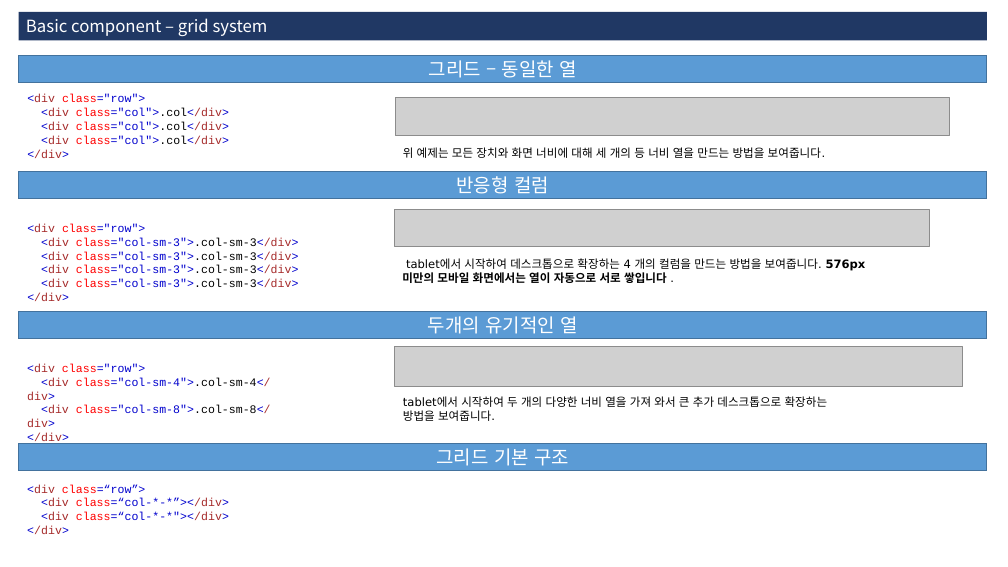
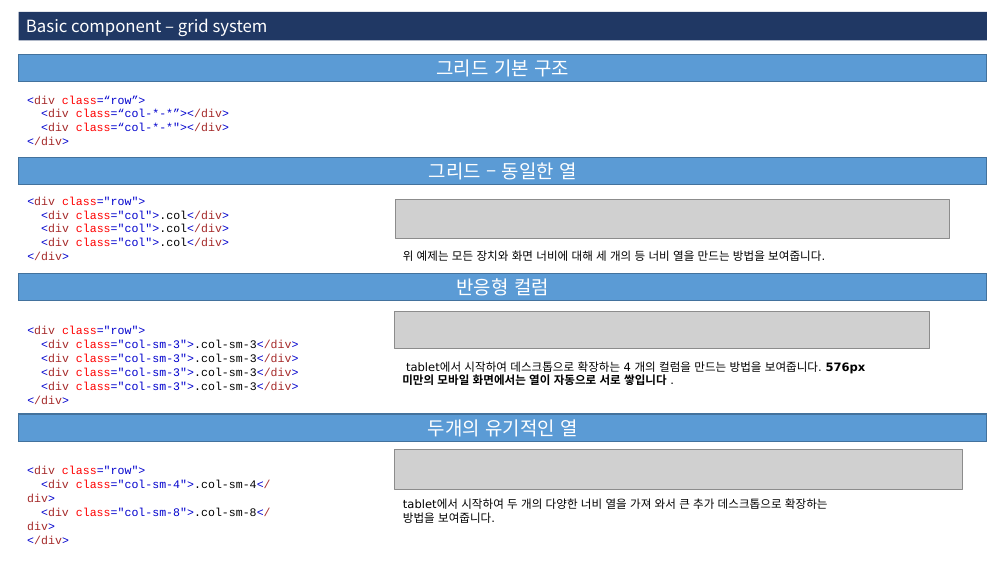
Before and after one commit to 3dwebart/html-publish, a slide deck: slide 13 of web/자료/guide.pptx. Drawn at 1008x567 pixels with LibreOffice and Linux fonts; fonts in the diff are those of the drawing; grey boxes stand for pictures. Boxes give left, top, right and bottom in pixels: in the first picture for what was removed or moved away, otherwise in the second. Text is boxed around its words. In the diff, an @@ line names an element or a change of style, - is before the commit and + after.

```diff
--- a/web/자료/guide.pptx
+++ b/web/자료/guide.pptx
@@ rectangle "그리드 기본 구조": place and size @@
-rectangle "그리드 기본 구조" at (19, 444, 988, 471)
+rectangle "그리드 기본 구조" at (19, 54, 988, 82)
@@ text "<div class=“row”> <div class=“col-*-*”></div> <div ...": place and size @@
-text "<div class=“row”> <div class=“col-*-*”></div> <div ..." at (27, 484, 229, 534)
+text "<div class=“row”> <div class=“col-*-*”></div> <div ..." at (27, 95, 229, 145)
@@ 3 texts, 1 picture: place and size @@
-3 texts, 1 picture at (27, 209, 929, 427)
+3 texts, 1 picture at (27, 312, 929, 530)
@@ 3 rectangles, 3 texts, 2 pictures: place and size @@
-3 rectangles, 3 texts, 2 pictures at (19, 55, 988, 421)
+3 rectangles, 3 texts, 2 pictures at (19, 157, 988, 523)
```
